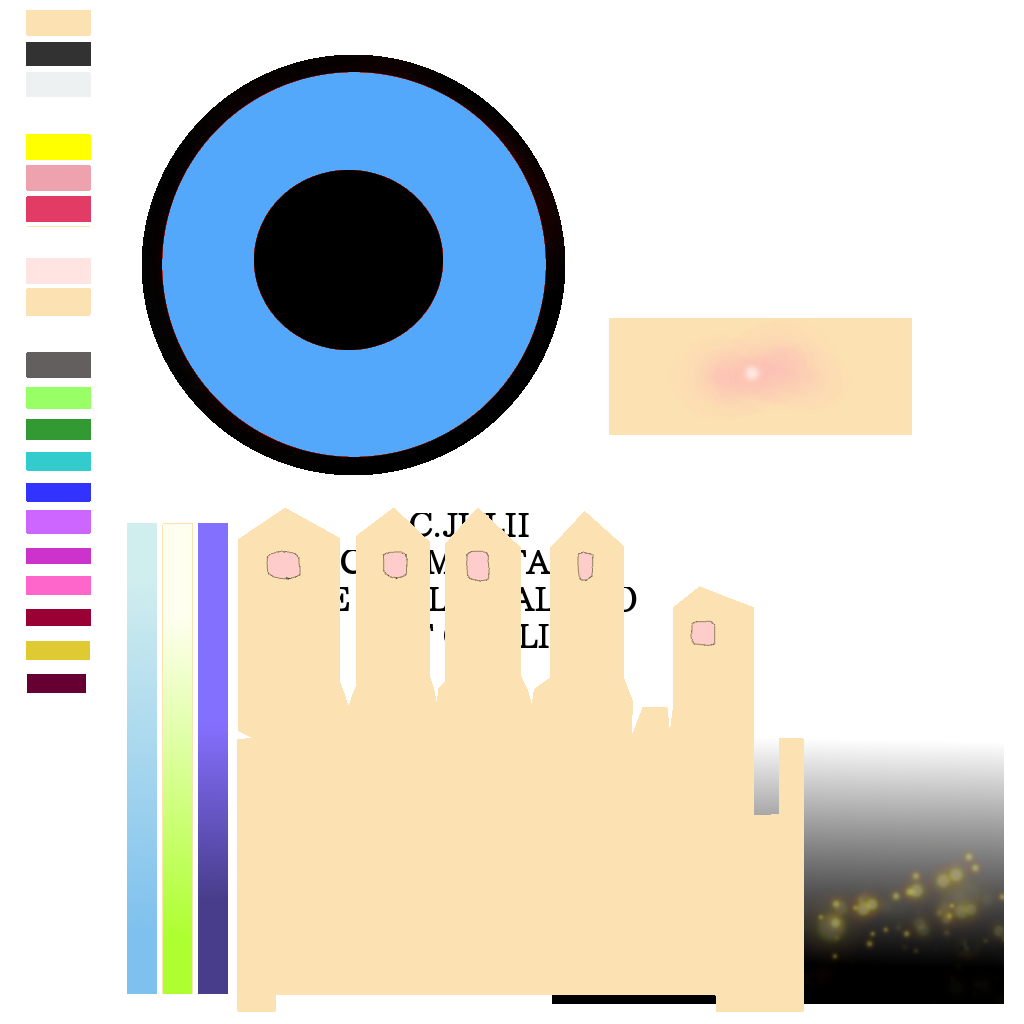
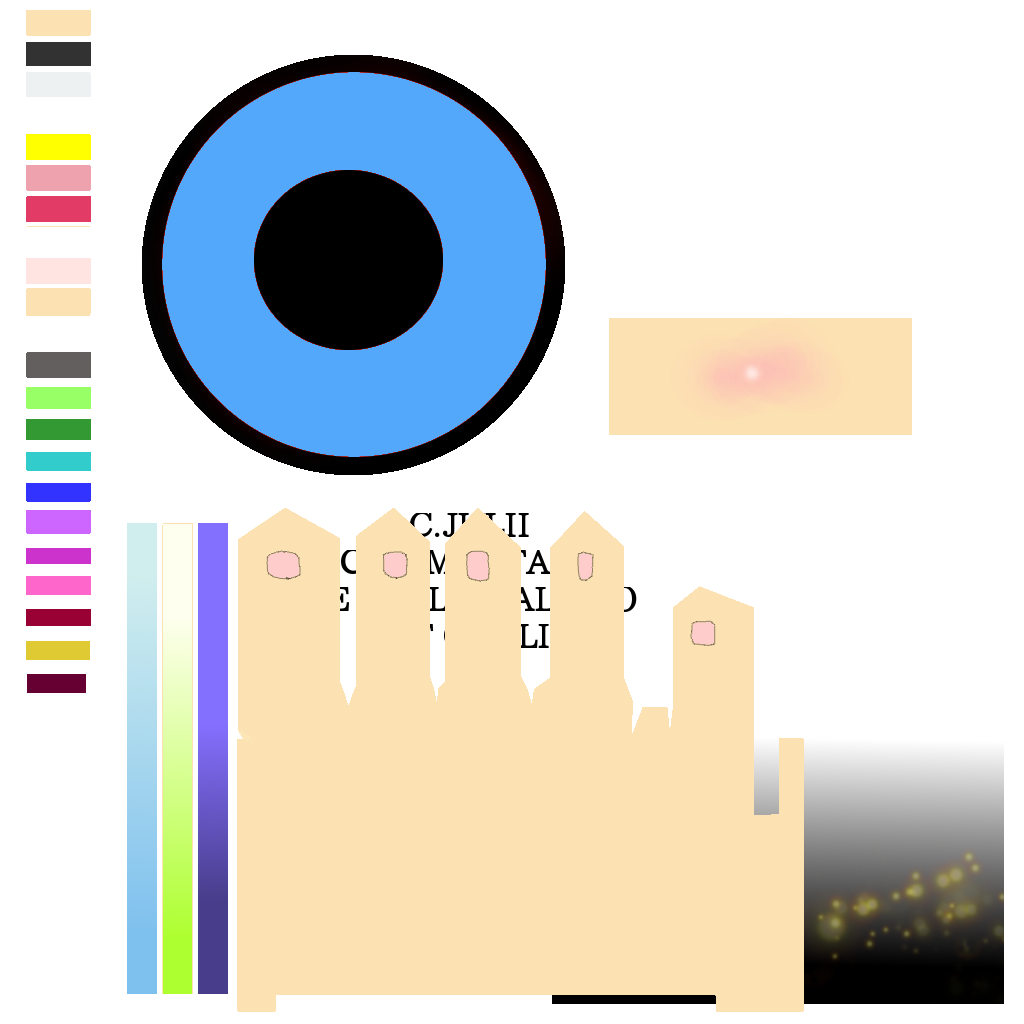
Layered file, before and after one edit (1024px x 1024px). Changes by layer:
painted on "レイヤー #1" over (x1=238, y1=729, x2=254, y2=744)
